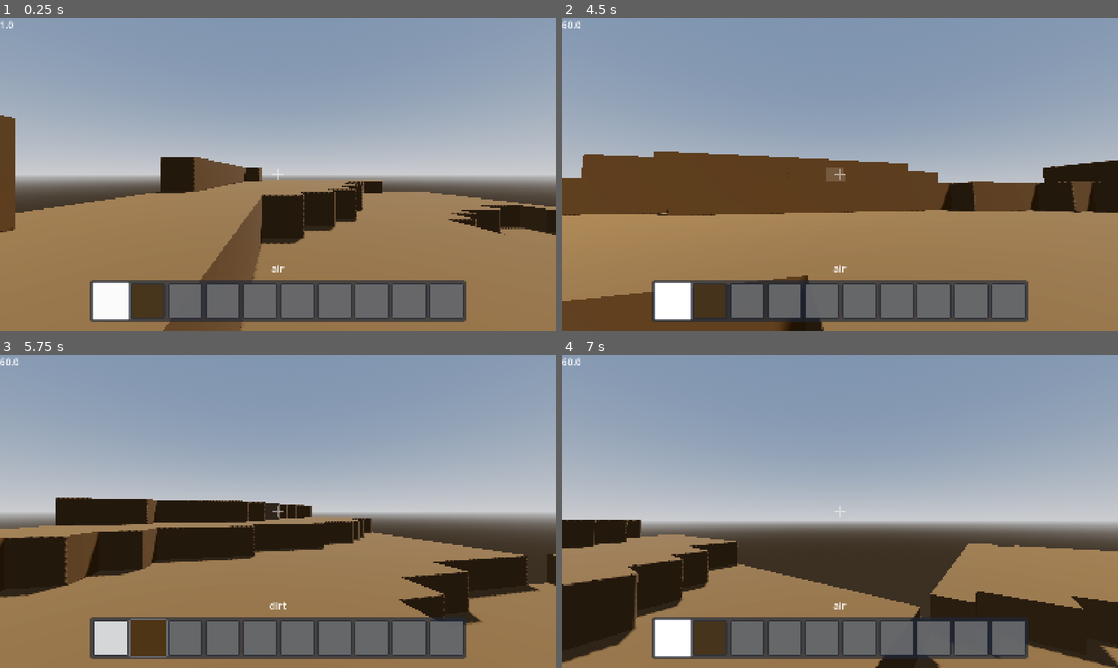
Above: before the commit, frames 1-4 (two rows, left to right).
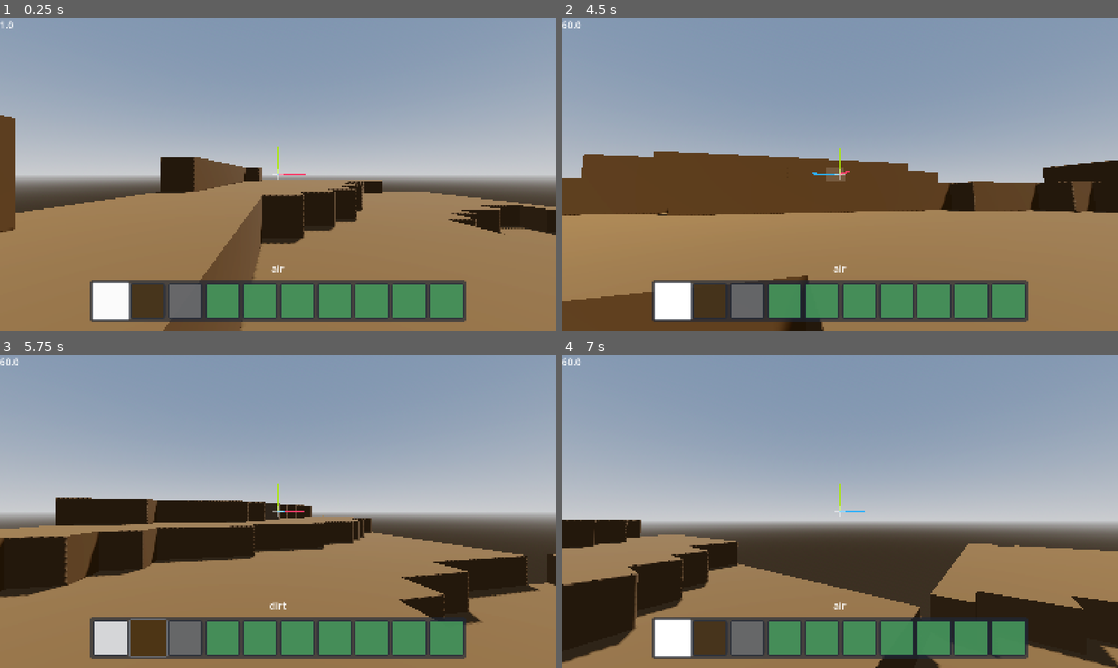
Above: after the commit, the same moments.

Repository: PixelSaver/PlacePixels
Game: Godot game, scene res://scriptsnscenes/main.tscn
The game is run twice, just before and just after one commit, with the same random seed, the same clock (stepped at 60 frames per second) and the same inputs.
Inputs (mouse positions are in pixels of both pictures, inside the frame that each line leads up to):
- Up to frame 1 (0.25 s): no input
- Up to frame 2 (4.5 s): tap Enter at 0.5 s; move the mouse to (867, 174) at 0.52 s; hold W (up) from 0.53 s (still down); click (867, 174) at 0.6 s; tap Space (jump) at 0.77, 1.52, 3.02, 3.77 s; move the mouse to (812, 174) at 1.27 s; right-click (812, 174) at 1.35 s; move the mouse to (851, 168) at 2.02 s; tap Mouse wheel down (scroll_down) at 2.1 s; move the mouse to (834, 180) at 2.77 s; tap Mouse wheel up (scroll_up) at 2.85 s; move the mouse to (878, 177) at 3.52 s; click (878, 177) at 3.6 s; move the mouse to (795, 171) at 4.27 s; right-click (795, 171) at 4.35 s
- Up to frame 3 (5.75 s): keep holding W (up); tap Space (jump) at 4.52 s; move the mouse to (283, 511) at 5.02 s; tap Mouse wheel down (scroll_down) at 5.1 s
- Up to frame 4 (7 s): move the mouse to (817, 505) at 5.77 s; release W (up) at 5.78 s; hold D (right) 5.78-6.53 s; tap Mouse wheel up (scroll_up) at 5.85 s; tap Space (jump) at 6.02, 6.77 s; move the mouse to (867, 511) at 6.52 s; hold W (up) from 6.53 s (still down); click (867, 511) at 6.6 s

The runs differ from the first frame. In frame 1, 4.4% of the frame differs, in the area x 37-84%, y 41-96%; in frame 2, 4.4%; in frame 3, 4.4%; in frame 4, 4.4%.

Commit message:
Add grass Add crosshair xyz to tell me positive xyz in debugging (i was losing my mind)

Diff:
--- /dev/null
+++ b/resources/blocks/grass.tres
@@ -0,0 +1,11 @@
+[gd_resource type="Resource" script_class="Block" load_steps=2 format=3 uid="uid://dy4m8keoupuj0"]
+
+[ext_resource type="Script" uid="uid://dorvlrl34dn30" path="res://scriptsnscenes/blocks/block.gd" id="1_pxh35"]
+
+[resource]
+script = ExtResource("1_pxh35")
+id = 3
+block_name = "Grass"
+block_colors = Array[Color]([Color(0.29226005, 0.64316386, 0.372101, 1)])
+inventory_texture = Color(0.29411766, 0.6431373, 0.37254903, 1)
+metadata/_custom_type_script = "uid://dorvlrl34dn30"
--- a/scriptsnscenes/blocks/block_ids.gd
+++ b/scriptsnscenes/blocks/block_ids.gd
@@ -3,8 +3,9 @@
 # Run tools/generate_block_constants.gd to regenerate
 class_name BlockIDs
 
-const RANGE = 3
+const RANGE = 4
 
 const AIR = 0
 const DIRT = 1
 const STONE = 2
+const GRASS = 3
--- a/scriptsnscenes/main.tscn
+++ b/scriptsnscenes/main.tscn
@@ -19,7 +19,6 @@
 glow_enabled = true
 
 [sub_resource type="CameraAttributesPractical" id="CameraAttributesPractical_vu4fw"]
-auto_exposure_enabled = true
 dof_blur_far_transition = 20.0
 dof_blur_amount = 0.05
 
--- a/scriptsnscenes/player/player.gd
+++ b/scriptsnscenes/player/player.gd
@@ -10,6 +10,8 @@
 @onready var camera: Camera3D = $Head/Camera3D
 @export var ray : RayCast3D
 @export var highlight_mesh : MeshInstance3D
+@export var xyz : Node3D
+var is_xyz : bool = true
 #var is_crouched : bool = false
 var ray_hit : Vector3i
 var ray_chunk : Chunk
@@ -52,6 +54,12 @@
 		last_chunk_pos = current_chunk_pos
 		Global.player_chunk = current_chunk_pos
 		Global.player_chunk_update.emit(current_chunk_pos)
+
+	if is_xyz:
+		xyz.show()
+		xyz.global_rotation = Vector3.ZERO
+	else:
+		xyz.hide()
 
 func _process(_delta: float) -> void:
 	var res = raycast_block(
--- a/scriptsnscenes/player/player.tscn
+++ b/scriptsnscenes/player/player.tscn
@@ -1,6 +1,21 @@
-[gd_scene load_steps=6 format=3 uid="uid://ctaqaandd8osr"]
+[gd_scene load_steps=10 format=3 uid="uid://ctaqaandd8osr"]
 
 [ext_resource type="Script" uid="uid://414y1t3itqwv" path="res://scriptsnscenes/player/player.gd" id="1_3vyb7"]
+
+[sub_resource type="BoxMesh" id="BoxMesh_rd6mq"]
+size = Vector3(0.2, 0.01, 0.01)
+
+[sub_resource type="StandardMaterial3D" id="StandardMaterial3D_c072m"]
+shading_mode = 0
+albedo_color = Color(0.9607843, 0.2, 0.32156864, 1)
+
+[sub_resource type="StandardMaterial3D" id="StandardMaterial3D_mkbce"]
+shading_mode = 0
+albedo_color = Color(0.5294118, 0.8392157, 0.011764706, 1)
+
+[sub_resource type="StandardMaterial3D" id="StandardMaterial3D_fsi80"]
+shading_mode = 0
+albedo_color = Color(0.16078432, 0.54901963, 0.9607843, 1)
 
 [sub_resource type="CapsuleMesh" id="CapsuleMesh_g2els"]
 
@@ -15,11 +30,11 @@
 material = SubResource("StandardMaterial3D_rd6mq")
 size = Vector3(1.001, 1.001, 1.001)
 
-[node name="Player" type="CharacterBody3D" node_paths=PackedStringArray("ray", "highlight_mesh")]
+[node name="Player" type="CharacterBody3D" node_paths=PackedStringArray("ray", "highlight_mesh", "xyz")]
 script = ExtResource("1_3vyb7")
-mouse_sensitivity = null
 ray = NodePath("Head/Camera3D/RayCast3D")
 highlight_mesh = NodePath("HighlightMesh")
+xyz = NodePath("Head/Camera3D/xyz")
 
 [node name="Head" type="Node3D" parent="."]
 transform = Transform3D(1, 0, 0, 0, 1, 0, 0, 0, 1, 0, 1.5, 0)
@@ -29,6 +44,30 @@
 [node name="RayCast3D" type="RayCast3D" parent="Head/Camera3D"]
 visible = false
 target_position = Vector3(0, 0, -10)
+
+[node name="xyz" type="Node3D" parent="Head/Camera3D"]
+transform = Transform3D(1, 0, 0, 0, 1, 0, 0, 0, 1, 0, 0, -1.5)
+
+[node name="x" type="MeshInstance3D" parent="Head/Camera3D/xyz"]
+transform = Transform3D(1, 0, 0, 0, 1, 0, 0, 0, 1, 0.1, 0, 0)
+cast_shadow = 0
+mesh = SubResource("BoxMesh_rd6mq")
+skeleton = NodePath("../..")
+surface_material_override/0 = SubResource("StandardMaterial3D_c072m")
+
+[node name="y" type="MeshInstance3D" parent="Head/Camera3D/xyz"]
+transform = Transform3D(-4.371139e-08, -1, 0, 1, -4.371139e-08, 0, 0, 0, 1, 0, 0.1, 0)
+cast_shadow = 0
+mesh = SubResource("BoxMesh_rd6mq")
+skeleton = NodePath("../..")
+surface_material_override/0 = SubResource("StandardMaterial3D_mkbce")
+
+[node name="z" type="MeshInstance3D" parent="Head/Camera3D/xyz"]
+transform = Transform3D(-4.371139e-08, 0, -1, 0, 1, 0, 1, 0, -4.371139e-08, 0, 0, 0.1)
+cast_shadow = 0
+mesh = SubResource("BoxMesh_rd6mq")
+skeleton = NodePath("../..")
+surface_material_override/0 = SubResource("StandardMaterial3D_fsi80")
 
 [node name="MeshInstance3D" type="MeshInstance3D" parent="."]
 transform = Transform3D(1, 0, 0, 0, 1, 0, 0, 0, 1, 0, 1, 0)
